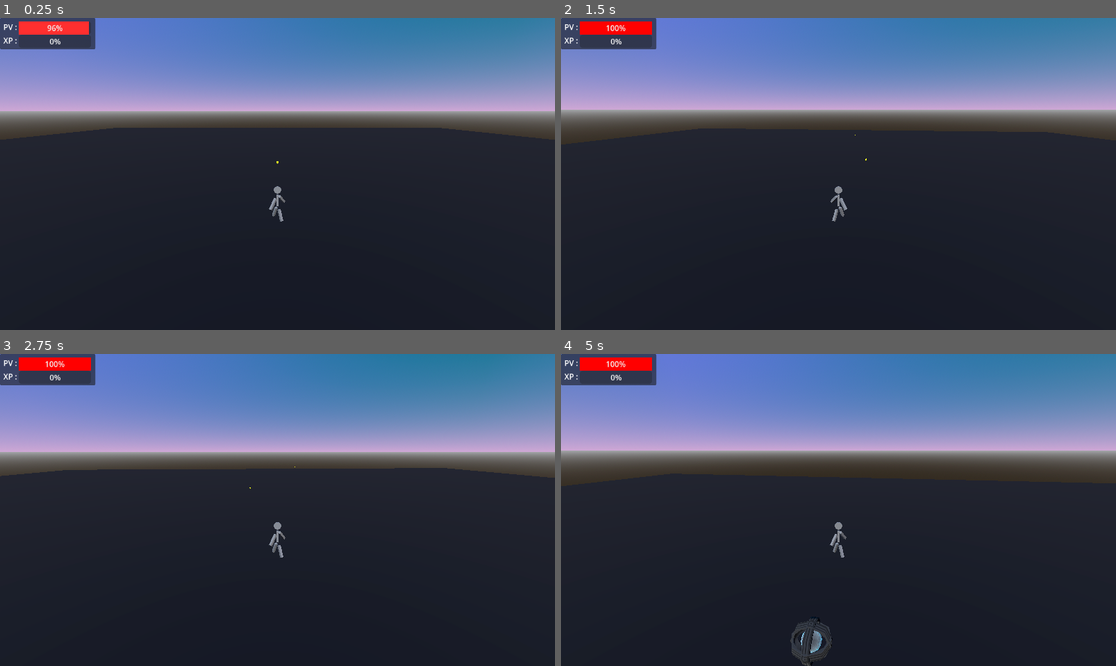
Above: before the commit, frames 1-4 (two rows, left to right).
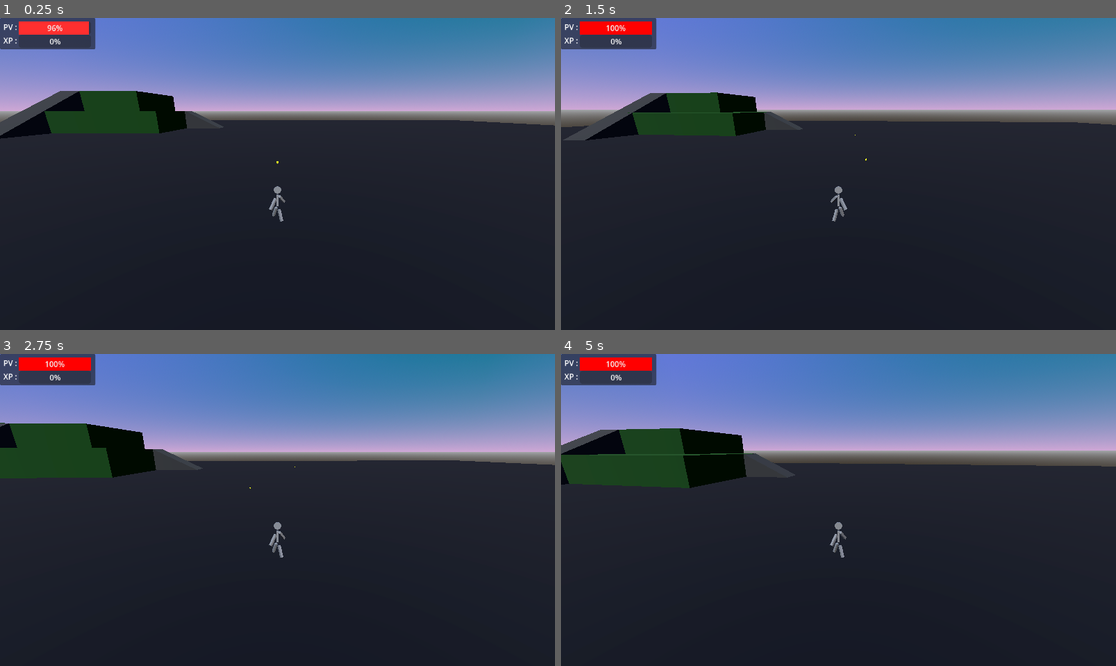
Above: after the commit, the same moments.

Repository: jfossard29/survivor-like
Game: Godot game, scene res://racine.tscn
Same seed, same stepped clock (60 frames per second), same inputs: the game is played once before the commit and once after it.
Inputs (mouse positions are in pixels of both pictures, inside the frame that each line leads up to):
- Up to frame 1 (0.25 s): no input
- Up to frame 2 (1.5 s): move the mouse to (866, 174) at 0.52 s; hold Z (accelerer) from 0.53 s (still down); tap S (decelerer) at 0.6, 1.35 s; tap Space (sauter) at 0.77 s; move the mouse to (810, 174) at 1.27 s
- Up to frame 3 (2.75 s): keep holding Z (accelerer); tap Space (sauter) at 1.52 s; move the mouse to (288, 503) at 2.02 s; tap S (decelerer) at 2.1 s
- Up to frame 4 (5 s): keep holding Z (accelerer); move the mouse to (832, 516) at 2.77 s; tap S (decelerer) at 2.85, 3.6, 4.35 s; tap Space (sauter) at 3.02, 3.77, 4.52 s; move the mouse to (877, 513) at 3.52 s; move the mouse to (794, 506) at 4.27 s

The runs differ from the first frame. In frame 1, 5.7% of the frame differs, in the area x 0-100%, y 23-39%; in frame 2, 5.3%; in frame 3, 6.4%; in frame 4, 7.5%, in the area x 0-100%, y 23-100%.

Commit message:
Amélioration de la map

Diff:
--- /dev/null
+++ b/Plateforme.gd
@@ -0,0 +1,155 @@
+extends Node3D
+
+@export var create_on_ready: bool = true
+@export var collision_body_name: String = "MergedStaticBody"
+@export var collision_shape_name: String = "MergedCollision"
+@export var remove_child_collisions: bool = true    # supprime les CollisionShape3D enfants pour éviter doublons
+@export var debug_show_mesh: bool = false           # crée un MeshInstance3D visuel pour debug (false par défaut)
+
+func _ready():
+	if create_on_ready:
+		_create_merged_collision()
+
+# Collecte récursive des MeshInstance3D sous ce node
+func _collect_mesh_instances(node: Node) -> Array:
+	var out := []
+	for c in node.get_children():
+		if c is MeshInstance3D:
+			out.append(c)
+		elif c.get_child_count() > 0:
+			out += _collect_mesh_instances(c)
+	return out
+
+func _create_merged_collision():
+	# Supprime ancien StaticBody/Collision s'il existe
+	if has_node(collision_body_name):
+		get_node(collision_body_name).queue_free()
+
+	# Optionnel : supprimer les CollisionShape3D enfants pour éviter collisions doublées
+	if remove_child_collisions:
+		var child_collision_nodes := []
+		for mi in _collect_mesh_instances(self):
+			for c in mi.get_children():
+				if c is CollisionShape3D or c is CollisionObject3D:
+					child_collision_nodes.append(c)
+		for cnode in child_collision_nodes:
+			cnode.queue_free()
+
+	# Tableau de triangles (3 sommets consécutifs par triangle)
+	var total_tris := PackedVector3Array()
+
+	var mesh_nodes = _collect_mesh_instances(self)
+	if mesh_nodes.size() == 0:
+		push_warning("Aucun MeshInstance3D trouvé sous ce Node pour créer la collision.")
+		return
+
+	for child in mesh_nodes:
+		var mesh : Mesh = child.mesh
+		if mesh == null:
+			continue
+		var surf_count = mesh.get_surface_count()
+		for s in range(surf_count):
+			var arrays = mesh.surface_get_arrays(s)
+			if arrays.size() == 0:
+				continue
+			# Récupère vertices et indices (si présents)
+			var verts : PackedVector3Array = arrays[Mesh.ARRAY_VERTEX]
+			if verts == null or verts.size() == 0:
+				continue
+			var indices : PackedInt32Array = PackedInt32Array()
+			if arrays.size() > Mesh.ARRAY_INDEX and typeof(arrays[Mesh.ARRAY_INDEX]) == TYPE_ARRAY:
+				indices = arrays[Mesh.ARRAY_INDEX]
+
+			# Transform: convertir chaque vertex du local du child vers l'espace local de ce Node (parent)
+			# Utilise (global -> to_local) pour garantir cohérence même si les nodes sont imbriqués
+			if indices != null and indices.size() > 0:
+				for idx in range(0, indices.size(), 3):
+					if idx + 2 >= indices.size():
+						break
+					var i0 = indices[idx]
+					var i1 = indices[idx + 1]
+					var i2 = indices[idx + 2]
+					# Transforme le vertex en global puis en local du parent (this)
+					var v0 = to_local(child.global_transform * verts[i0])
+					var v1 = to_local(child.global_transform * verts[i1])
+					var v2 = to_local(child.global_transform * verts[i2])
+					total_tris.append(v0)
+					total_tris.append(v1)
+					total_tris.append(v2)
+			else:
+				for vi in range(0, verts.size(), 3):
+					if vi + 2 >= verts.size():
+						break
+					var vv0 = to_local(child.global_transform * verts[vi])
+					var vv1 = to_local(child.global_transform * verts[vi + 1])
+					var vv2 = to_local(child.global_transform * verts[vi + 2])
+					total_tris.append(vv0)
+					total_tris.append(vv1)
+					total_tris.append(vv2)
+
+	# Vérification
+	if total_tris.size() == 0:
+		push_warning("Aucun triangle trouvé pour générer la collision fusionnée.")
+		return
+
+	# Crée la ConcavePolygonShape3D (trimesh). Bon uniquement pour StaticBody3D.
+	var concave = ConcavePolygonShape3D.new()
+	concave.data = total_tris
+
+	# Crée StaticBody3D + CollisionShape3D
+	# Après la collecte des surfaces (remplace la création ConcavePolygonShape3D par ceci)
+
+	# Crée StaticBody3D unique
+	var body = StaticBody3D.new()
+	body.name = collision_body_name
+	body.collision_layer = 2
+	body.collision_mask = 3
+	body.transform = Transform3D.IDENTITY
+	add_child(body)
+
+	# Pour chaque MeshInstance3D, crée une ou plusieurs ConvexPolygonShape3D à partir de ses surfaces
+	for child in mesh_nodes:
+		var mesh : Mesh = child.mesh
+		if mesh == null:
+			continue
+		var surf_count = mesh.get_surface_count()
+		for s in range(surf_count):
+			var arrays = mesh.surface_get_arrays(s)
+			if arrays.size() == 0:
+				continue
+			var verts : PackedVector3Array = arrays[Mesh.ARRAY_VERTEX]
+			if verts == null or verts.size() == 0:
+				continue
+
+			# Collecte vertices transformés en espace local du parent
+			var pts := PackedVector3Array()
+			for v in verts:
+				pts.append(to_local(child.global_transform * v))
+
+			# Si trop peu de points pour former une convex shape, skip
+			if pts.size() < 4:
+				continue
+
+			# Crée la ConvexPolygonShape3D
+			var convex = ConvexPolygonShape3D.new()
+			convex.points = pts
+
+			var colshape = CollisionShape3D.new()
+			colshape.shape = convex
+			body.add_child(colshape)
+
+	# Option debug : afficher le mesh combiné pour inspection visuelle (facultatif)
+	if debug_show_mesh:
+		var debug_mesh = ArrayMesh.new()
+		var arrays_out := []
+		arrays_out.resize(Mesh.ARRAY_MAX)
+		# Si tu veux garder l'ancien total_tris pour debug, l'utiliser ; sinon reconstruis un PackedVector3Array de triangles
+		arrays_out[Mesh.ARRAY_VERTEX] = total_tris if total_tris.size() > 0 else PackedVector3Array()
+		debug_mesh.add_surface_from_arrays(Mesh.PRIMITIVE_TRIANGLES, arrays_out)
+		var mi = MeshInstance3D.new()
+		mi.mesh = debug_mesh
+		mi.name = "MergedDebugMesh"
+		mi.visible = true
+		add_child(mi)
+
+	print("Collision convexe générée pour", mesh_nodes.size(), "mesh nodes.")
--- a/SpawnRoot.tscn
+++ b/SpawnRoot.tscn
@@ -1,16 +1,17 @@
-[gd_scene load_steps=5 format=3 uid="uid://bk7dangodqgts"]
+[gd_scene load_steps=6 format=3 uid="uid://bk7dangodqgts"]
 
 [ext_resource type="Script" uid="uid://b5r21a7qvo4f0" path="res://script/terrain_group.gd" id="1_odemg"]
+[ext_resource type="PackedScene" uid="uid://xcj7gummgqm5" path="res://plateforme_1.tscn" id="2_odemg"]
 
 [sub_resource type="BoxShape3D" id="BoxShape3D_u5vsd"]
-size = Vector3(100, 1, 100)
+size = Vector3(200, 1, 200)
 
 [sub_resource type="StandardMaterial3D" id="StandardMaterial3D_u5vsd"]
 albedo_color = Color(0, 0, 0.06666667, 1)
 
 [sub_resource type="BoxMesh" id="BoxMesh_odemg"]
 material = SubResource("StandardMaterial3D_u5vsd")
-size = Vector3(100, 1, 100)
+size = Vector3(200, 1, 200)
 
 [node name="Map" type="Node3D"]
 
@@ -29,3 +30,9 @@
 metadata/_edit_lock_ = true
 
 [node name="Wall" type="Node3D" parent="."]
+
+[node name="Plateforme1" parent="." instance=ExtResource("2_odemg")]
+transform = Transform3D(1, 0, 0, 0, 1, 0, 0, 0, 1, -22.349695, 3, -50.13899)
+
+[node name="Plateforme2" parent="." instance=ExtResource("2_odemg")]
+transform = Transform3D(-1, 0, -8.742278e-08, 0, 1, 0, 8.742278e-08, 0, -1, 20.436752, 3, 64.25801)
--- /dev/null
+++ b/plateforme_1.tscn
@@ -0,0 +1,56 @@
+[gd_scene load_steps=8 format=3 uid="uid://xcj7gummgqm5"]
+
+[ext_resource type="Script" uid="uid://dp7bbgof7sw8y" path="res://Plateforme.gd" id="1_uef27"]
+
+[sub_resource type="StandardMaterial3D" id="StandardMaterial3D_2hk12"]
+albedo_color = Color(0.20152658, 0.20152658, 0.20152658, 1)
+
+[sub_resource type="PrismMesh" id="PrismMesh_odemg"]
+material = SubResource("StandardMaterial3D_2hk12")
+left_to_right = 0.0
+size = Vector3(10, 5, 5)
+
+[sub_resource type="StandardMaterial3D" id="StandardMaterial3D_lo8k3"]
+albedo_color = Color(0.02745098, 0.24313726, 0, 1)
+
+[sub_resource type="BoxMesh" id="BoxMesh_u5vsd"]
+material = SubResource("StandardMaterial3D_lo8k3")
+size = Vector3(10, 5, 20)
+
+[sub_resource type="StandardMaterial3D" id="StandardMaterial3D_p0jco"]
+albedo_color = Color(0.02745098, 0.24313726, 0, 1)
+
+[sub_resource type="BoxMesh" id="BoxMesh_8rdwr"]
+material = SubResource("StandardMaterial3D_p0jco")
+size = Vector3(20, 10, 20)
+
+[node name="Plateforme1" type="Node3D"]
+script = ExtResource("1_uef27")
+
+[node name="Rampe_2" type="MeshInstance3D" parent="."]
+transform = Transform3D(-4.371139e-08, 0, -1, 0, 1, 0, 1, 0, -4.371139e-08, -32.49547, 0, 22.507729)
+mesh = SubResource("PrismMesh_odemg")
+skeleton = NodePath("../../StaticBody3D")
+
+[node name="1x2_2" type="MeshInstance3D" parent="."]
+transform = Transform3D(-4.371139e-08, 0, -1, 0, 1, 0, 1, 0, -4.371139e-08, -24.99569, 0, 12.50904)
+mesh = SubResource("BoxMesh_u5vsd")
+skeleton = NodePath("../1x2_1")
+
+[node name="Rampe_3" type="MeshInstance3D" parent="."]
+transform = Transform3D(1, 0, 0, 0, 1, 0, 0, 0, 1, 0, 0, 0.012555838)
+mesh = SubResource("PrismMesh_odemg")
+skeleton = NodePath("../../StaticBody3D")
+
+[node name="1x2_1" type="MeshInstance3D" parent="."]
+transform = Transform3D(1, 0, 0, 0, 1, 0, 0, 0, 1, -9.998, 0, 7.513)
+mesh = SubResource("BoxMesh_u5vsd")
+
+[node name="Rampe3" type="MeshInstance3D" parent="."]
+transform = Transform3D(-4.371139e-08, 0, -1, 0, 1, 0, 1, 0, -4.371139e-08, -32.495, 5, 12.508)
+mesh = SubResource("PrismMesh_odemg")
+skeleton = NodePath("../../StaticBody3D")
+
+[node name="3x3_1" type="MeshInstance3D" parent="."]
+transform = Transform3D(-4.371139e-08, 0, 1, 0, 1, 0, -1, 0, -4.371139e-08, -24.996, 2.5, -2.478)
+mesh = SubResource("BoxMesh_8rdwr")
--- /dev/null
+++ b/procedural.gd
@@ -0,0 +1,143 @@
+extends Node3D
+
+@export var plate_length: float = 200.0
+@export var plate_width: float = 40.0
+@export var plate_thickness: float = 1.0
+@export var ramp_count: int = 6
+@export var ramp_length: float = 8.0
+@export var ramp_height: float = 4.0
+@export var ramp_width: float = 10.0
+@export var ramp_material: StandardMaterial3D
+@export var ramp_vertical_offset: float = 1
+var rng := RandomNumberGenerator.new()
+@export var ramp_buffer: float = 1.5            # marge minimale entre rampes (en unités X)
+@export var double_ramp_chance: float = 0.2     # probabilité qu'une rampe soit "double" (longueur+hauteur x2)
+
+
+func _ready():
+	rng.randomize()
+	_clear_children()
+	_create_plate()
+	_place_ramps_on_plate()
+
+func _clear_children():
+	for c in get_children():
+		c.queue_free()
+
+func _create_plate():
+	# Create mesh
+	var mesh = BoxMesh.new()
+	mesh.size = Vector3(plate_length, plate_thickness, plate_width)
+	var mesh_inst = MeshInstance3D.new()
+	mesh_inst.mesh = mesh
+	if ramp_material:
+		mesh_inst.set_surface_override_material(0, ramp_material)
+
+	# Create static body for plate
+	var body = StaticBody3D.new()
+	# Place so top of plate is at y = 0
+	var plate_y = -plate_thickness * 0.5
+	body.transform = Transform3D(Basis(), Vector3(plate_length * 0.5, plate_y, 0))
+
+	# Collision
+	var col = CollisionShape3D.new()
+	var box = BoxShape3D.new()
+	box.extents = mesh.size * 0.5
+	col.shape = box
+	var t = col.transform
+	t.origin = Vector3.ZERO
+	col.transform = t
+	body.add_child(col)
+
+	# Visual as child at local origin
+	mesh_inst.transform = Transform3D(Basis(), Vector3.ZERO)
+	body.add_child(mesh_inst)
+
+	add_child(body)
+
+func _place_ramps_on_plate():
+	# Place ramp_count ramps à des positions non superposées le long de la plate
+	var margin = 2.0
+	var occupied_intervals := []
+	var attempts = 0
+	var max_attempts = ramp_count * 8
+
+	while len(occupied_intervals) < ramp_count and attempts < max_attempts:
+		attempts += 1
+		var max_x_start = plate_length - ramp_length - margin
+		if max_x_start <= margin:
+			break
+		var x_start = rng.randf_range(margin, max_x_start)
+		x_start += rng.randf_range(-1.5, 1.5)
+
+		var is_double = rng.randf() < double_ramp_chance
+		var length = ramp_length * (2 if is_double else 1)
+		var height = ramp_height * (2.0 if is_double else 1.0)
+
+		# Clamp pour que la rampe tienne sur la plate
+		if x_start < margin:
+			x_start = margin
+		if x_start + length + margin > plate_length:
+			x_start = plate_length - length - margin
+
+		# Intervalle étendu par le buffer
+		var interval_start = x_start - ramp_buffer
+		var interval_end = x_start + length + ramp_buffer
+
+		var intersects = false
+		for iv in occupied_intervals:
+			if not (interval_end <= iv[0] or interval_start >= iv[1]):
+				intersects = true
+				break
+		if intersects:
+			continue
+
+		var upwards = rng.randf() < 0.5
+		_create_ramp(x_start, length, height, ramp_width, upwards)
+		occupied_intervals.append([x_start, x_start + length])
+	# fin while
+
+func _create_ramp(x_start: float, length: float, height: float, width: float, upwards: bool):
+	# Mesh visuel
+	var ramp_mesh_size = Vector3(length, height, width)
+	var mesh = BoxMesh.new()
+	mesh.size = ramp_mesh_size
+	var mesh_inst = MeshInstance3D.new()
+	mesh_inst.mesh = mesh
+	if ramp_material:
+		mesh_inst.set_surface_override_material(0, ramp_material)
+
+	# Angle et rotation pour obtenir la pente le long de X
+	var angle = atan2(height, length)
+	var rot = Basis()
+	# Pour incliner la boîte de sorte qu'une extrémité soit à y=0 et l'autre à y=height (up) ou -height (down),
+	# on effectue une rotation autour de Z d'un signe adapté
+	rot = rot.rotated(Vector3(0, 0, 1), -angle if upwards else angle)
+
+	# Centre en X
+	var center_x = x_start + length * 0.5
+
+	# Position verticale : on aligne l'arête qui touche la plate sur y = 0
+	# - si upwards : l'arête basse doit être à y = 0 -> centre_y = height * 0.5
+	# - si downwards : l'arête haute doit être à y = 0 -> centre_y = -height * 0.5
+	var center_y = height * 0.5 if upwards else -height * 0.5
+
+	# On n'applique aucun offset vertical qui pourrait placer la rampe sous la plate
+	var body = StaticBody3D.new()
+	body.transform = Transform3D(rot, Vector3(center_x, center_y, 0))
+
+	# Collision
+	var col = CollisionShape3D.new()
+	var box = BoxShape3D.new()
+	box.extents = ramp_mesh_size * 0.5
+	col.shape = box
+	var t = col.transform
+	t.origin = Vector3.ZERO
+	col.transform = t
+	body.add_child(col)
+
+	# Visuel en enfant local
+	mesh_inst.transform = Transform3D(Basis(), Vector3.ZERO)
+	body.add_child(mesh_inst)
+
+	add_child(body)
--- a/racine.tscn
+++ b/racine.tscn
@@ -256,7 +256,10 @@
 [sub_resource type="StyleBoxFlat" id="StyleBoxFlat_gi8kb"]
 bg_color = Color(0.07846785, 0.805388, 0.97360384, 1)
 
-[node name="Racine" type="Node3D"]
+[node name="Racine" type="Node3D" node_paths=PackedStringArray("player")]
+script = ExtResource("1_rlwjj")
+pnj_scene = ExtResource("1_rkcwo")
+player = NodePath("CharacterBody3D")
 
 [node name="WorldEnvironment" type="WorldEnvironment" parent="."]
 environment = SubResource("Environment_6qlrk")
@@ -368,10 +371,7 @@
 offset_bottom = 27.0
 theme_override_styles/fill = SubResource("StyleBoxFlat_gi8kb")
 
-[node name="Map" parent="." node_paths=PackedStringArray("player") instance=ExtResource("7_6qlrk")]
-script = ExtResource("1_rlwjj")
-pnj_scene = ExtResource("1_rkcwo")
-player = NodePath("../CharacterBody3D")
+[node name="Map" parent="." instance=ExtResource("7_6qlrk")]
 
 [node name="Amelioration" parent="." instance=ExtResource("8_gi8kb")]
 
Not shown, added: Plateforme.gd.uid
Not shown, added: procedural.gd.uid
